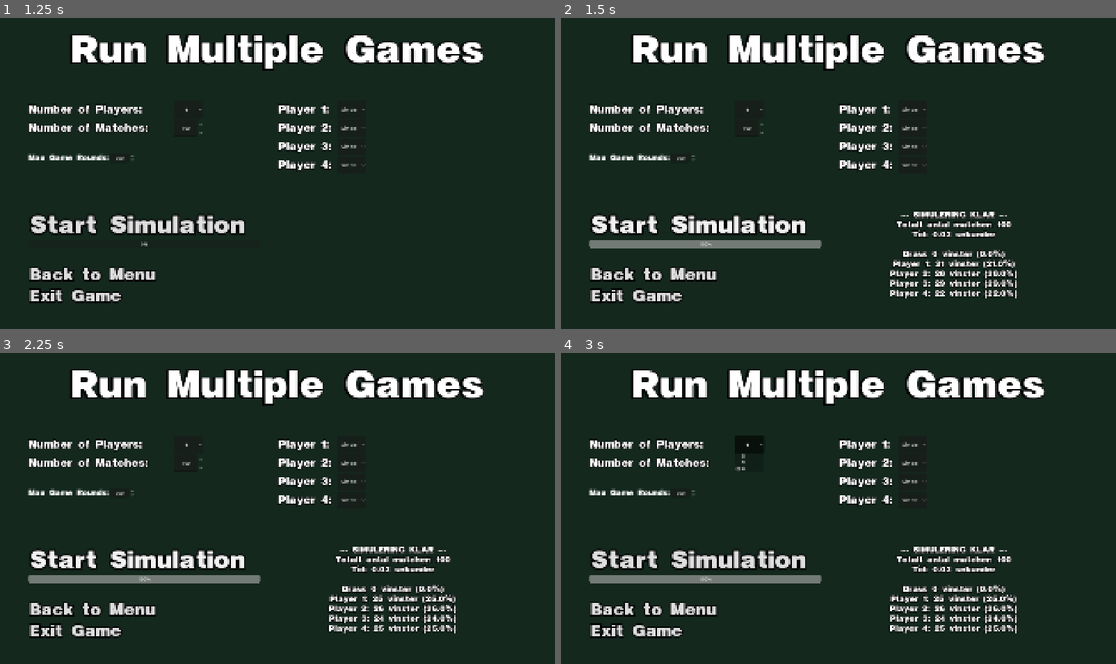
Above: before the commit, frames 1-4 (two rows, left to right).
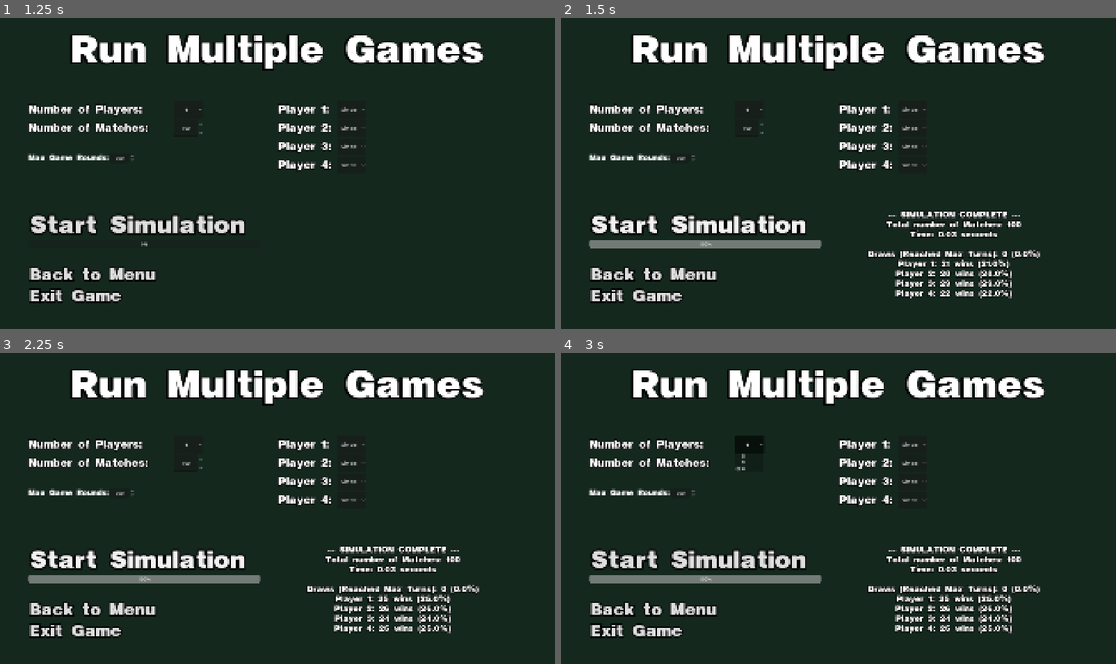
Above: after the commit, the same moments.

Repository: JontePonte/UNO-utlimate-ai-simulator
Game: Godot game, scene res://menus/MainMenu.tscn
Two runs of this game, one before a commit and one after it. Both use one fixed random seed, a clock stepped at 60 frames per second and the inputs below.
Inputs:
- Up to frame 1 (1.25 s): click "Run Multiple AI Games" at 0.5 s
- Up to frame 2 (1.5 s): click "Start Simulation" at 1.25 s
- Up to frame 3 (2.25 s): click "Start Simulation" at 2 s
- Up to frame 4 (3 s): click "4" at 2.75 s

Frame 1 is identical in both runs. In frame 2, 2.8% of the frame differs, in the area x 55-87%, y 62-91%; in frame 3, 2.8%; in frame 4, 2.8%.

Commit message:
Everything works i MultipleGames

Diff:
--- a/uno-ultimate-ai-simulator/menus/multiple_games.gd
+++ b/uno-ultimate-ai-simulator/menus/multiple_games.gd
@@ -11,6 +11,8 @@
 @onready var slot2_opt = $MarginContainer/MainVBox/HBoxCenter/VBoxR/Slot2/OptionButton
 @onready var slot3_opt = $MarginContainer/MainVBox/HBoxCenter/VBoxR/Slot3/OptionButton
 @onready var slot4_opt = $MarginContainer/MainVBox/HBoxCenter/VBoxR/Slot4/OptionButton
+
+@onready var max_turns_spinbox = $MarginContainer/MainVBox/HBoxCenter/VBoxL/MaxRounds2/SpinBox
 
 @onready var progress_bar = $MarginContainer/MainVBox/BottomHBox/HBoxSim/ProgressBar
 @onready var results_label = $MarginContainer/MainVBox/BottomHBox/ResultsLabel
@@ -87,11 +89,14 @@
 	var num_matches = int(match_count_spinbox.value)
 	var num_players = num_players_opt.get_item_id(num_players_opt.selected)
 
+	# NYTT: Hämta värdet från max_turns_spinbox
+	var max_turns = int(max_turns_spinbox.value)
+
 	# Gör i ordning UI:t för laddningen
 	progress_bar.max_value = num_matches
 	progress_bar.value = 0
 	progress_bar.show()
-	results_label.text = "Simulerar " + str(num_matches) + " matcher...\nVänligen vänta."
+	results_label.text = "Simulating " + str(num_matches) + " matches...\nPlease Wait!"
 
 	# Dictionary för att hålla koll på resultatet
 	var scoreboard = {
@@ -107,8 +112,8 @@
 		var players = _create_players_for_sim(num_players)
 		var sim_manager = SimulationManager.new(players)
 
-		# Vänta på att matchen ska bli klar
-		var result = await sim_manager.run_match(1000)
+		# NYTT: Skicka in max_turns-variabeln istället för den hårdkodade 1000
+		var result = await sim_manager.run_match(max_turns)
 
 		# Registrera vinsten
 		var winner = result["winner_name"]
@@ -120,8 +125,6 @@
 		# --- UI UPPDATERING OCH BATCHING ---
 		progress_bar.value = i + 1
 
-		# Uppdatera UI:t var 50:e match (ändra till 100 om du vill att det ska gå ännu snabbare,
-		# men 50 brukar ge en väldigt mjuk och fin animation på mätaren)
 		if i % 50 == 0:
 			await get_tree().process_frame
 
@@ -130,15 +133,20 @@
 	var time_taken = (end_time - start_time) / 1000.0
 
 	# --- BYGG RESULTAT-TEXTEN ---
-	var final_text = "--- SIMULERING KLAR ---\n"
-	final_text += "Totalt antal matcher: " + str(num_matches) + "\n"
-	final_text += "Tid: " + str(time_taken).pad_decimals(2) + " sekunder\n\n"
+	var final_text = "--- SIMULATION COMPLETE ---\n" # Ändrade till engelska för att matcha ditt UI
+	final_text += "Total number of Matches: " + str(num_matches) + "\n"
+	final_text += "Time: " + str(time_taken).pad_decimals(2) + " seconds\n\n"
 
 	# Räkna ut vinstprocent och lägg till i texten
 	for player_name in scoreboard.keys():
 		var wins = scoreboard[player_name]
 		var win_rate = (float(wins) / float(num_matches)) * 100.0
-		final_text += player_name + ": " + str(wins) + " vinster (" + str(win_rate).pad_decimals(1) + "%)\n"
+
+		# Snyggare utskrift ifall det är "Draw"
+		if player_name == "Draw":
+			final_text += "Draws (Reached Max Turns): " + str(wins) + " (" + str(win_rate).pad_decimals(1) + "%)\n"
+		else:
+			final_text += player_name + ": " + str(wins) + " wins (" + str(win_rate).pad_decimals(1) + "%)\n"
 
 	# Visa det snygga resultatet på skärmen!
 	results_label.text = final_text
